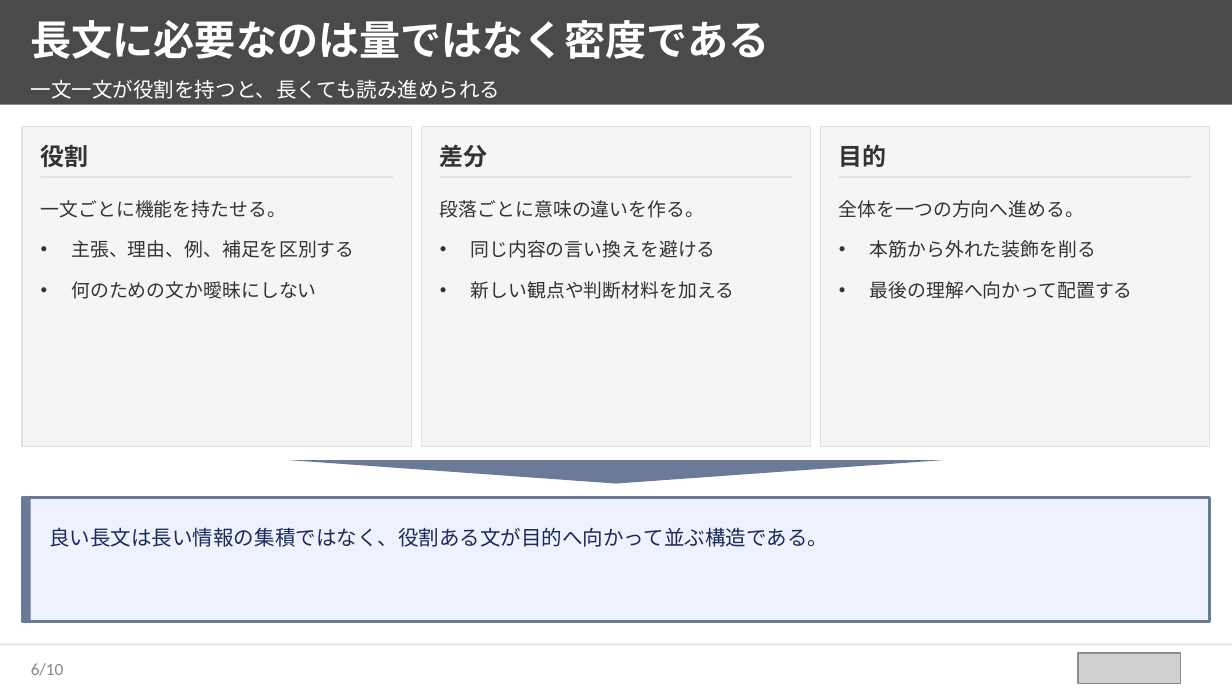
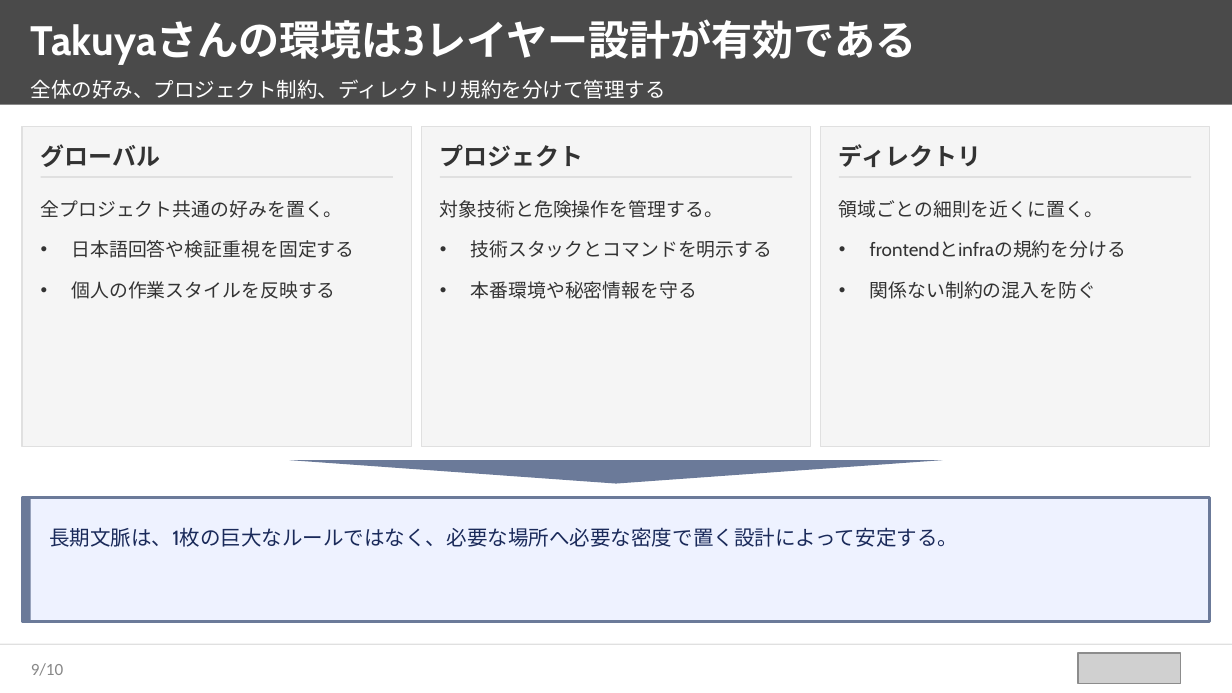
Before and after one commit to takuya109048/html2pptx, a slide deck: slide 10 of sample_source_deck.pptx (slide 7 before the commit). Drawn at 1232x693 pixels with LibreOffice and Linux fonts; fonts in the diff are those of the drawing; grey boxes stand for pictures. Boxes give left, top, right and bottom in pixels: in the first picture for what was removed or moved away, otherwise in the second. Text is boxed around its words. In the diff, an @@ line names an element or a change of style, - is before the commit and + after.

```diff
--- a/sample_source_deck.pptx
+++ b/sample_source_deck.pptx
@@ text at (31,21,917,65): text changed @@
-長文に必要なのは量ではなく密度である
+Takuyaさんの環境は3レイヤー設計が有効である
@@ text at (31,79,666,99): text changed @@
-一文一文が役割を持つと、長くても読み進められる
+全体の好み、プロジェクト制約、ディレクトリ規約を分けて管理する
@@ text at (41,144,161,167): text changed @@
-役割
+グローバル
@@ text at (440,144,584,167): text changed @@
-差分
+プロジェクト
@@ text at (839,144,981,167): text changed @@
-目的
+ディレクトリ
@@ text at (41,200,354,299): text changed @@
-一文ごとに機能を持たせる。
-• 主張、理由、例、補足を区別する
-• 何のための文か曖昧にしない
+全プロジェクト共通の好みを置く。
+• 日本語回答や検証重視を固定する
+• 個人の作業スタイルを反映する
@@ text at (440,200,773,299): text changed @@
-段落ごとに意味の違いを作る。
-• 同じ内容の言い換えを避ける
-• 新しい観点や判断材料を加える
+対象技術と危険操作を管理する。
+• 技術スタックとコマンドを明示する
+• 本番環境や秘密情報を守る
@@ text at (839,200,1126,299): text changed @@
-全体を一つの方向へ進める。
-• 本筋から外れた装飾を削る
-• 最後の理解へ向かって配置する
+領域ごとの細則を近くに置く。
+• frontendとinfraの規約を分ける
+• 関係ない制約の混入を防ぐ
@@ text at (49,527,958,547): text changed @@
-良い長文は長い情報の集積ではなく、役割ある文が目的へ向かって並ぶ構造である。
+長期文脈は、1枚の巨大なルールではなく、必要な場所へ必要な密度で置く設計によって安定する。
@@ page number at (31,663,64,676): text changed @@
-6/10
+9/10
```
Also in this commit, not shown: 6 other slides changed, 3 slides added, 3 slides removed, 5 other files.
